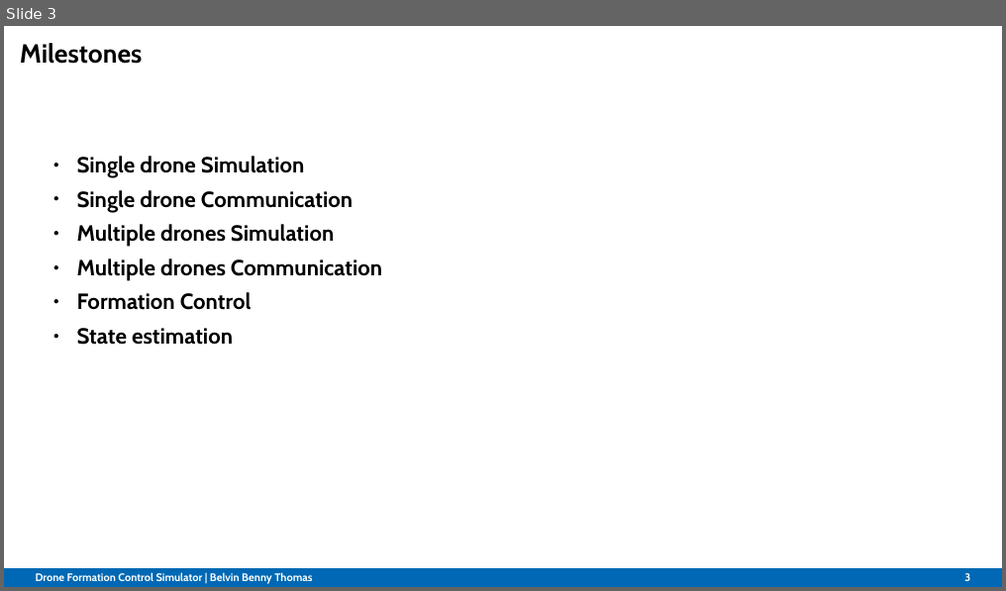
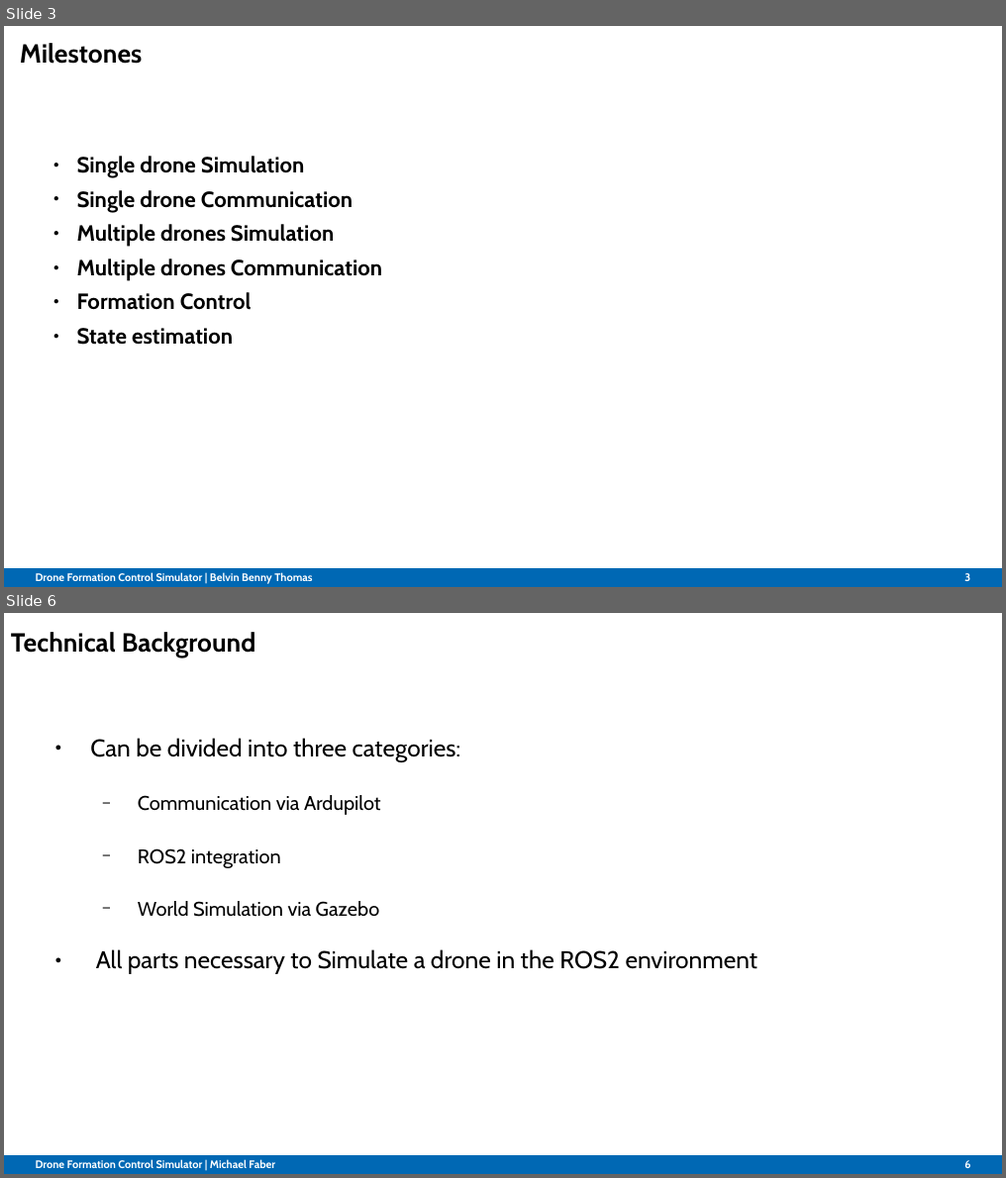
Before and after one commit to Belvin7/Drone_Project_personal-, a slide deck: AMS_Intermediate_Presentation.odp. Shown one above the other, each under a label of ours: slide 3 before the commit, slides 3 and 6 after it; the slides between them are not shown. The pictures are 1006x591 and 1006x1178 pixels, drawn with LibreOffice and Linux fonts; fonts in the diff are those of the drawing; background and template pictures are left out. Boxes give left, top, right and bottom in pixels: in the first picture for what was removed or moved away, otherwise in the second. Text is boxed around its words. In the diff, an @@ line names an element or a change of style, - is before the commit and + after.

```diff
--- a/AMS_Intermediate_Presentation.odp
+++ b/AMS_Intermediate_Presentation.odp
@@ slide 6 added at (x1=4, y1=613, x2=1002, y2=1174), background #FFFFFF; not listed: 1 template element that a slide beside it also shows @@
@@ title added at (x1=11, y1=632, x2=256, y2=658), 18.9 pt, text #000000, bold @@
+Technical Background
@@ text added at (x1=90, y1=738, x2=758, y2=974), 17.5 pt, text #000000 @@
+● Can be divided into three categories:
+  − Communication via Ardupilot
+  − ROS2 integration
+  − World Simulation via Gazebo
+● All parts necessary to Simulate a drone in the ROS2 environment
@@ text added at (x1=36, y1=1159, x2=275, y2=1168), 7.9 pt, text #FFFFFF, bold @@
+Drone Formation Control Simulator | Michael Faber
@@ page number added at (x1=964, y1=1160, x2=970, y2=1168), 7.9 pt, text #FFFFFF, bold @@
+6
```
Also in this commit, not shown: 8 slides changed.
